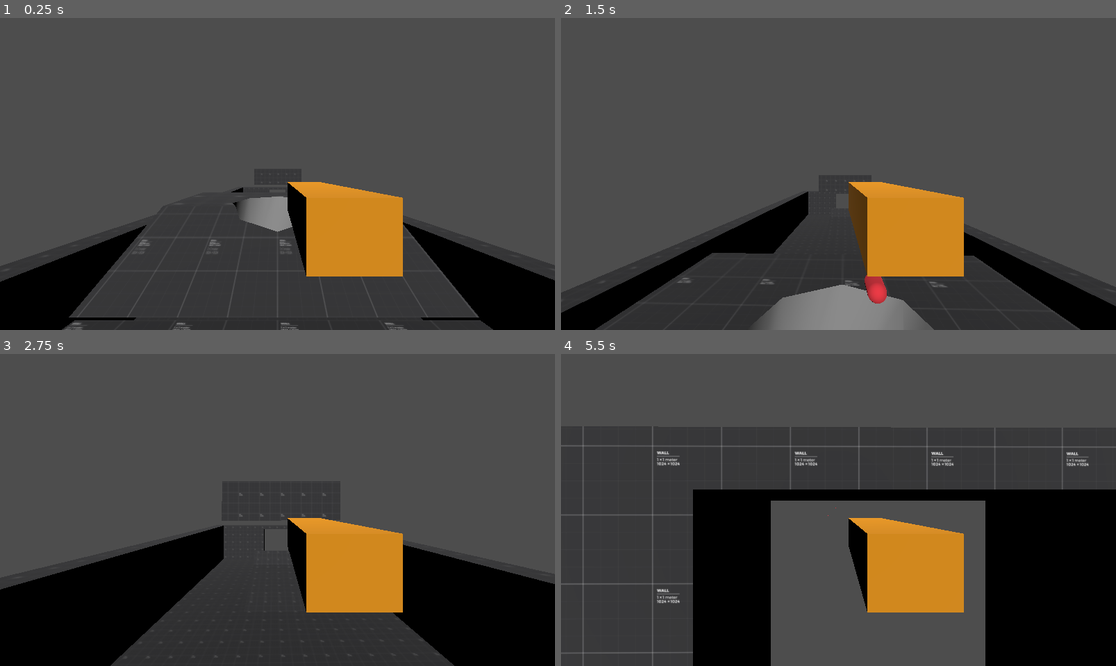
Above: before the commit, frames 1-4 (two rows, left to right).
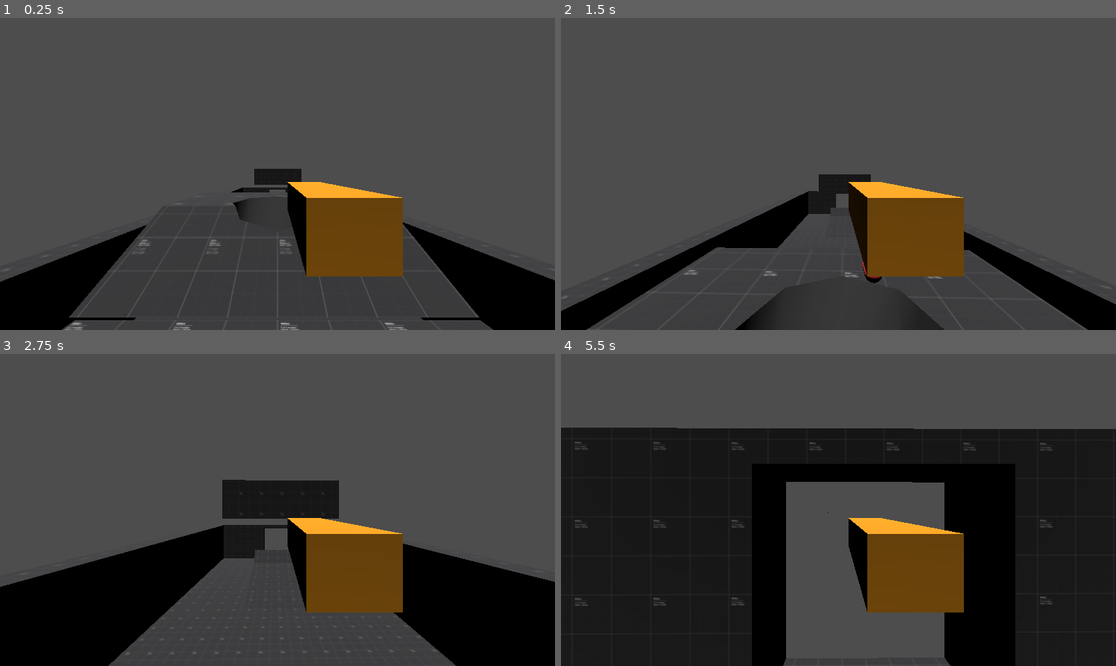
Above: after the commit, the same moments.

Repository: DenzelRDalton/FPSLab
Game: Godot game, scene res://Scenes/Levels/level 01/level_01.tscn
Same seed, same stepped clock (60 frames per second), same inputs: the game is played once before the commit and once after it.
Inputs (mouse positions are in pixels of both pictures, inside the frame that each line leads up to):
- Up to frame 1 (0.25 s): no input
- Up to frame 2 (1.5 s): tap Enter (ui_accept) at 0.5, 0.77 s; move the mouse to (866, 174) at 0.52 s; hold Ctrl (crouch) 0.53-1.28 s; hold W (move_forward) from 0.53 s (still down); click (866, 174) at 0.8 s; move the mouse to (810, 174) at 1.27 s; click (810, 174) at 1.35 s
- Up to frame 3 (2.75 s): keep holding W (move_forward); tap Enter (ui_accept) at 1.52 s; tap E (interact) at 1.55, 2.1 s; move the mouse to (288, 503) at 2.02 s; tap Q (switch_weapon) at 2.3 s
- Up to frame 4 (5.5 s): keep holding W (move_forward); move the mouse to (832, 516) at 2.77 s; tap Q (switch_weapon) at 2.85, 5.3 s; tap Enter (ui_accept) at 3.02, 3.77, 4.52 s; tap Ctrl (crouch) at 3.05 s; move the mouse to (877, 513) at 3.52 s; hold Ctrl (crouch) 3.53-4.28 s; click (877, 513) at 3.8 s; move the mouse to (794, 506) at 4.27 s; click (794, 506) at 4.35 s; tap E (interact) at 4.55, 5.1 s; move the mouse to (844, 510) at 5.02 s

The runs differ from the first frame. In frame 1, 6.4% of the frame differs, in the area x 11-74%, y 48-100%; in frame 2, 12%; in frame 3, 9.0%; in frame 4, 53%, in the area x 0-100%, y 23-100%.

Commit message:
Comments added

Diff:
--- a/Globals/Globals.gd
+++ b/Globals/Globals.gd
@@ -1,3 +1,8 @@
 extends Object
 class_name Globals
+
+"""
+	Purpose: This script contains global data for the game that can be used
+	in other scripts.
+"""
 enum weapon_types {hitscan, projectile}
--- a/Scenes/Actors/Actor Scripts/Actor.gd
+++ b/Scenes/Actors/Actor Scripts/Actor.gd
@@ -4,21 +4,29 @@
 """
 PURPOSE: Base class for all actors (players/enemies) in the game.
 		 Holds important information and functions for every actor in the game.
+
+		Every actor in the game is kinematic, can hold weapons, and is impacted
+		by gravity.
+
+		Every actor also requires a certain Node structure each actor must have:
+			RootNode/Head:Node3D
+			RootNode/BodyCollision:CollisionShape3D
+			RootNode/PhysicsBumber:ShapeCast3D
+			RootNode/Head:Node3D/Node3D:Raycst3D
 """
-@onready var head = $Head
-@onready var body_collider:CollisionShape3D = $BodyCollision
-@onready var physics_bumper:ShapeCast3D = $PhysicsBumper
-@onready var aim_cast:RayCast3D = $Head/AimRayCast
-@onready var weapon_holder:Node3D = $Head/WeaponHolder
+@onready var head:Node3D = $Head # Spatial container for other objects in Actor
+@onready var body_collider:CollisionShape3D = $BodyCollision # Collider
+@onready var physics_bumper:ShapeCast3D = $PhysicsBumper # Definition of physics area
+@onready var weapon_holder:Node3D = $Head/WeaponHolder # Spatial container for weapon nodes
 @export_category("Actor Physics and Movement")
-@export var push_force:float = 0.5
-@export var ground_accel:float = 2.5
-@export var ground_decel:float = 5.0
+@export var push_force:float = 0.5 # How much rigidbodies are impacted by physics_bumber
+@export var ground_accel:float = 2.5 # How fast the actor accelerates on the ground
+@export var ground_decel:float = 5.0 # How fast
 @export var max_speed:float = 7
 @export_category("Stats")
 @export var health:int = 200
 var weapon_list:Array = []
-var current_weapon:int = 0
+var current_weapon_index:int = 0
 var weapon:Area3D = null
 var time_to_next_fire:float = Time.get_ticks_msec()
 
@@ -31,10 +39,10 @@
 func switch_weapon():
 	weapon.visible = false # Disable visbility for current weapon
 	weapon.process_mode = Node.PROCESS_MODE_DISABLED # Disable current weapon
-	current_weapon += 1 # Increment weapon index
-	if current_weapon >= len(weapon_list):
-		current_weapon = 0 # If weapon index is out of range set it back to 0
-	weapon = weapon_list[current_weapon] # Get the new weapon at the new weapon index
+	current_weapon_index += 1 # Increment weapon index
+	if current_weapon_index >= len(weapon_list):
+		current_weapon_index = 0 # If weapon index is out of range set it back to 0
+	weapon = weapon_list[current_weapon_index] # Get the new weapon at the new weapon index
 	weapon.process_mode = Node.PROCESS_MODE_INHERIT # Enable the new weapon
 	weapon.visible = true # Make it visible
 
@@ -43,6 +51,7 @@
 		velocity.y -= gravity * delta
 
 func push_rigidbody():
+	# Iterate through the collisions in physics_bumber and push everything away
 	for i in physics_bumper.get_collision_count():
 		var collider = physics_bumper.get_collider(i)
 		if collider is RigidBody3D:
@@ -54,4 +63,5 @@
 		die()
 
 func die():
+	# Default behavoir of die function which can be overwritten in subclasses
 	print("Died")
--- a/Scenes/Actors/Player/player.gd
+++ b/Scenes/Actors/Player/player.gd
@@ -1,54 +1,75 @@
 extends Actor
 
 """
-	Todo:
+	Purpose: This script controls the player actor and houses information relevant to player
+	specific actions.
+
+	This script handles moving, jumping, crouching.
+	It also polls for user input for: moving, jumping, crouching, weapon switching,
+	and weapon firing.
+
+	Inherits from Actor.
 """
 @export_category("Player Physics and Movement")
 @export var air_accel:float = 0.08
-@export var air_max_speed:float = 1
 @export var jump_velocity:float = 4.5
 @export var air_decel:float = 0.25
 @export var mouse_sensitivity:float = 0.03
 @export var crouch_movement_speed:float = 3.5
-@export var crouch_position_change_speed:float = 15
+@export var crouch_position_change_speed:float = 15 # How fast the player moves into crouching position
+# References to child nodes
 @onready var crouch_head_pos:Node3D  = $CrouchCameraPos
 @onready var head_ray_cast:RayCast3D = $Head/HeadRayCast
+@onready var aim_cast:RayCast3D = $Head/AimRayCast # Aim in the middle of the camera
 var crouch_height:float = 1
 var normal_height:float = 0
 var crouch_head_change:float = 1
 var head_base_position = 0
 
 func die():
+	# If die is called restart the scene
 	get_tree().reload_current_scene()
 
 func _ready():
+	# Lock mouse cursor to the game
 	Input.mouse_mode = Input.MOUSE_MODE_CAPTURED
+	# Set the normal height for the player
 	normal_height = body_collider.shape.height
+	# Set the head position for the player
 	head_base_position = head.position
+	# Initialize weapon list by getting child nodes of weapon holder,
+	# then set weapon to current_weapon_index
 	weapon_list = weapon_holder.get_children()
-	weapon = weapon_list[current_weapon]
+	weapon = weapon_list[current_weapon_index]
 
 
 func _input(event):
 	if event is InputEventMouseMotion:
-		rotate_y(deg_to_rad(-event.relative.x * mouse_sensitivity)) # Rotate player based on mouse x
-		head.rotate_x(deg_to_rad(-event.relative.y * mouse_sensitivity)) # Rotate player head based on mouse y
-		head.rotation.x = clamp(head.rotation.x, deg_to_rad(-89), deg_to_rad(89)) # Clamp head rotation on x axis
+		# Rotate player based on mouse x
+		rotate_y(deg_to_rad(-event.relative.x * mouse_sensitivity))
+		# Rotate player head based on mouse y
+		head.rotate_x(deg_to_rad(-event.relative.y * mouse_sensitivity))
+		# Clamp head rotation on x axis
+		head.rotation.x = clamp(head.rotation.x, deg_to_rad(-89), deg_to_rad(89))
 
 func _physics_process(delta):
+	# Poll for weapon switching
 	if Input.is_action_just_pressed("switch_weapon"):
 		switch_weapon()
 
 
-	# fire with current weapon
+	# Poll for weapon firing
+	# Check to make sure the aim_cast is colliding with an object, and that we are allowed to fire
 	if Input.is_action_pressed("fire") and aim_cast.is_colliding() and time_to_next_fire < Time.get_ticks_msec():
+		# Tell the weapon to fire, pass the collision point as input
 		weapon.fire_weapon(aim_cast.get_collision_point())
+		# Calculate when we are allowed to fire again
 		calculate_next_fire()
 
+	# Bool to track if we are hitting our head on something
+	var head_bonked:bool = false
 
-	var head_bonked:bool = false # Bool to track if we are hitting our head on something
-
-	# Add the gravity
+	# Apply the gravity
 	apply_gravity(delta)
 
 	# Handle Jump
@@ -58,17 +79,23 @@
 	# Check for hitting our head
 	if head_ray_cast.is_colliding():
 		head_bonked = true
-		velocity.y = -2 # Push down the player a bit to keep from getting stuck on ceiling
+		# Push down the player a bit to keep from getting stuck on ceiling
+		velocity.y = -2
 
 	# Get the input direction and handle the movement/deceleration
 	# Input.get_vector returns a vector 2 of our direction
 	var input_dir = Input.get_vector("move_left", "move_right", "move_forward", "move_backward")
-	# transform.basis is an identity matrix
+
+	# transform.basis is the matrix that defines the players directions in 3d space
 	# Normalize the direction value to so we don't move faster on the diagonal
 	var direction = (transform.basis * Vector3(input_dir.x, 0, input_dir.y)).normalized()
 	if direction:
 		if is_on_floor():
-			if velocity.length() > max_speed: # velocity.length() gives use the magnitued of that vector
+			# velocity.length() gives use the magnitued of that vector,
+			# check that magnitued to make sure we are not going faster than
+			# max speed
+			if velocity.length() >= max_speed:
+				# If we are
 				# Move in our direction at the max speed
 				velocity.x = direction.x * max_speed
 				velocity.z = direction.z * max_speed
@@ -77,6 +104,7 @@
 				velocity.x += direction.x * ground_accel
 				velocity.z += direction.z * ground_accel
 		else:
+			# If we are in the air, our direction will be influenced by air_accel
 			velocity.x += direction.x * air_accel
 			velocity.z += direction.z * air_accel
 	elif is_on_floor():
@@ -103,6 +131,8 @@
 	# Clamp body shape and head position based on max and min values
 	body_collider.shape.height = clamp(body_collider.shape.height, crouch_height, normal_height)
 	head.position.y = clamp(head.position.y, crouch_head_pos.position.y, head_base_position.y)
+
+	# Make our kinematic character interact with physics objects
+	push_rigidbody()
 	# Move and slide uses the velocity vector we calculated, also it accounts for frame rate by default
-	push_rigidbody()
 	move_and_slide()
--- a/Scenes/Actors/Test Enemy 01/TestEnemy_01.gd
+++ b/Scenes/Actors/Test Enemy 01/TestEnemy_01.gd
@@ -1,5 +1,9 @@
 extends Actor
+"""
+	Purpose: Lays out the behavoir for this enemy type.
 
+	Handles: Path finding, attacking behavoir.
+"""
 var target = null
 const TURN_SPEED = 200
 enum {IDLE, ATTACK, CHASE_ATTACK, RUN}
@@ -8,44 +12,53 @@
 @onready var nav_agent:NavigationAgent3D = $NavigationAgent3D
 
 func _ready():
+	# Initialize weapon information
 	weapon_list = weapon_holder.get_children()
-	weapon = weapon_list[current_weapon]
+	weapon = weapon_list[current_weapon_index]
 
 func attack():
 	if time_to_next_fire < Time.get_ticks_msec():
+		# Tell weapon to fire and calculate the next fire time
 		weapon.fire_weapon(target.global_transform.origin)
 		calculate_next_fire()
+
 func look_at_target(delta:float):
+	# Change the rotation helper variable and weapon_holder to face the target
 	rotation_helper.look_at(target.global_transform.origin, Vector3.UP)
-	rotate_y(deg_to_rad(rotation_helper.rotation.y * TURN_SPEED * delta))
 	weapon_holder.look_at(target.global_transform.origin, Vector3.UP)
+	# Rotate along the y axis by TURN_SPEED
+	rotate_y(deg_to_rad(rotation_helper.rotation.y * TURN_SPEED * delta)) # Delta is used to negate frame rate differences
 
 func _physics_process(delta):
 	match current_state:
 		IDLE:
+			# Not implemented yet
 			pass
 		ATTACK:
 			look_at_target(delta)
 			attack()
 		CHASE_ATTACK:
+			# Look at the target and attack
 			look_at_target(delta)
 			attack()
+			# Calculate move position in relation to the target
 			nav_agent.target_position = target.global_transform.origin
 			var next_location = nav_agent.get_next_path_position()
 			var position_change = (target.global_transform.origin - next_location)
 			var new_velocity = Vector3(position_change.x, 0, position_change.z).normalized() * ground_accel
 			velocity = new_velocity
 		RUN:
+			# Not implemented yet
 			pass
+	# Apply gravity and move enemey
 	apply_gravity(delta)
 	move_and_slide()
 
-
+# Detection area is a sphere arround the enemy
 func _on_detection_area_body_entered(body):
 	if body.is_in_group("Player"):
 		current_state = CHASE_ATTACK
 		target = body
-
 
 func _on_detection_area_body_exited(body):
 	if body.is_in_group("Player"):
@@ -53,7 +66,7 @@
 		velocity = Vector3.ZERO
 		target = null
 
-
+# Stopper area is a sphere arround the enemy
 func _on_stopper_area_body_entered(body):
 	if body.is_in_group("Player"):
 		velocity = Vector3.ZERO
--- a/Scenes/Actors/Test Enemy 01/TestEnemy_01.tscn
+++ b/Scenes/Actors/Test Enemy 01/TestEnemy_01.tscn
@@ -58,9 +58,6 @@
 [node name="Projectile_Pistol" parent="Head/WeaponHolder" instance=ExtResource("2_12akb")]
 projectile_speed = 50.0
 
-[node name="AimRayCast" type="RayCast3D" parent="Head"]
-target_position = Vector3(0, 0, 5)
-
 [node name="DetectionArea" type="Area3D" parent="Head"]
 
 [node name="DetectionSphere" type="CollisionShape3D" parent="Head/DetectionArea"]
--- a/Scenes/Levels/level 01/level_01.tscn
+++ b/Scenes/Levels/level 01/level_01.tscn
@@ -19,7 +19,7 @@
 transform = Transform3D(1, 0, 0, 0, 1, 0, 0, 0, 1, 0, 1.5806, 0)
 
 [node name="DirectionalLight3D" type="DirectionalLight3D" parent="."]
-transform = Transform3D(1, 0, 0, 0, 0.870888, 0.491481, 0, -0.491481, 0.870888, 0.557549, 8.35583, -2.02813)
+transform = Transform3D(1, 0, 0, 0, 0.131772, 0.99128, 0, -0.99128, 0.131772, 0.557549, 8.35583, -2.02813)
 
 [node name="PhysicsCube" type="RigidBody3D" parent="."]
 process_mode = 4
--- a/Scenes/Weapons/Projectile Bullet/bullet.gd
+++ b/Scenes/Weapons/Projectile Bullet/bullet.gd
@@ -1,9 +1,11 @@
 extends RigidBody3D
-
+"""
+	Prupose: Defines behavoir for weapon projectiles.
+"""
 var damage:float = 0
 var speed:float = 0
+var shoot:bool = false
 
-var shoot:bool = false
 # Called when the node enters the scene tree for the first time.
 func _ready():
 	set_as_top_level(true)
@@ -18,7 +20,6 @@
 	if shoot:
 		apply_impulse(-transform.basis.z, transform.basis.z * speed)
 
-
 func _on_area_3d_body_entered(body):
 	if body.is_in_group("Enemy") or body.is_in_group("Player"):
 		body.take_damage(damage)
--- a/Scenes/Weapons/Weapon.gd
+++ b/Scenes/Weapons/Weapon.gd
@@ -1,9 +1,9 @@
 extends Area3D
 class_name Weapon
 """
-	TODO:
-		Incorperate fire rates for weapons
-		Write comments you idoit
+	Purpose: Define behavoir for weapons in the game. Houses information for
+	both projectile type weapons and hitscan weapons. Also contains stats for the
+	weapon the script is attached to.
 """
 @export_category("Weapon stats")
 @export var damage:float = 10
@@ -12,33 +12,43 @@
 @export_category("Projectile information")
 @export var projectile:Resource = null
 @export var projectile_speed:float = 10
-@onready var muzzle:Node3D = $Muzzle
+@onready var muzzle:Node3D = $Muzzle # Spatial node for where to fire the weapon from
 
 
 func fire_weapon(collision_point:Vector3):
+	# Check the weapon type and call the corrisponding function
 	if type == Globals.weapon_types.hitscan:
 		hitscan_fire(collision_point)
 	elif type == Globals.weapon_types.projectile:
 		projectile_fire(collision_point)
 
 func projectile_fire(collision_point:Vector3):
+	# Check to make sure there is a projectile
 	if projectile:
+		# create a projectile instance
 		var bullet = projectile.instantiate()
+		# set damage and speed of projectile
 		bullet.set_damage(damage)
 		bullet.set_speed(projectile_speed)
+		# make bullet a child of muzzle for positioning
 		muzzle.add_child(bullet)
+		# rotate the bullet tward the collision point
 		bullet.look_at(collision_point, Vector3.UP)
+		# Allow the projectile to fire
 		bullet.shoot = true
 
 func hitscan_fire(collision_point:Vector3):
+	# In this function we cast an interected ray from the muzzle to the collision point
+	# This allows the bullet to collide with things in between the muzzel and the
+	# collision point.
 	var bullet = get_world_3d().direct_space_state
 	var params = PhysicsRayQueryParameters3D.new()
-	params.from = muzzle.global_transform.origin
-	params.to = collision_point
-	params.exclude = []
-	params.collision_mask = 1
-	var collision = bullet.intersect_ray(params)
-	if collision:
+	params.from = muzzle.global_transform.origin # Where the bullet comes from
+	params.to = collision_point # The point of impact
+	params.exclude = [] # Collisions to exclude
+	params.collision_mask = 1 # Collisions to count
+	var collision = bullet.intersect_ray(params) # Our intersected ray
+	if collision: # If there was a collison
 		var target = collision.collider
 		if target.is_in_group("Enemy"):
 			target.take_damage(damage)
